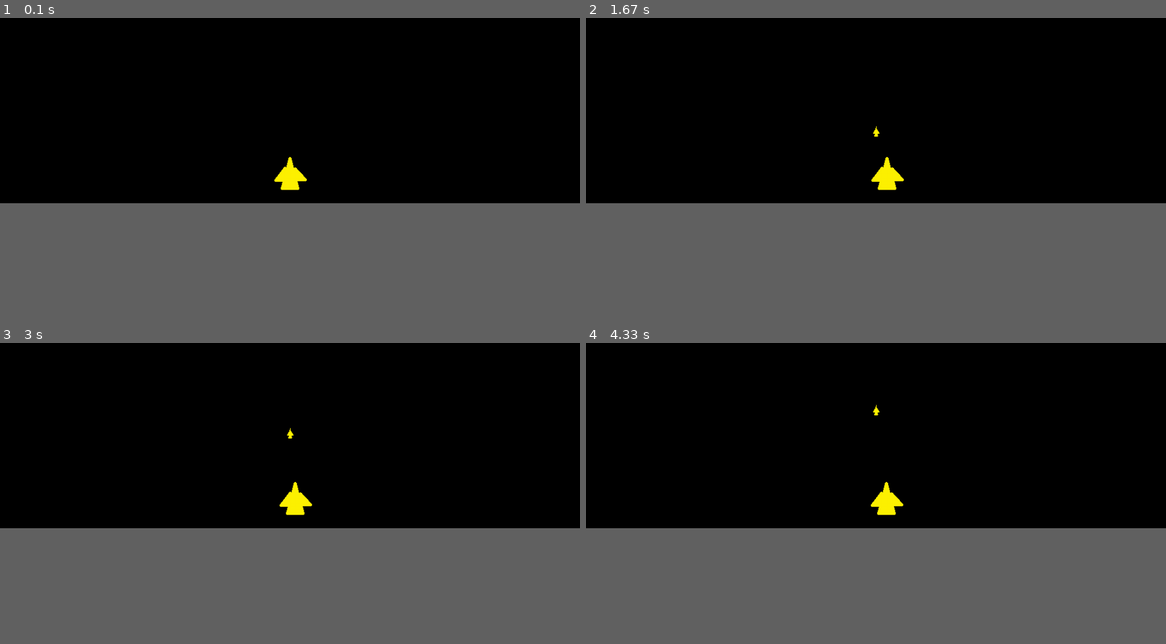
Above: before the commit, frames 1-4 (two rows, left to right).
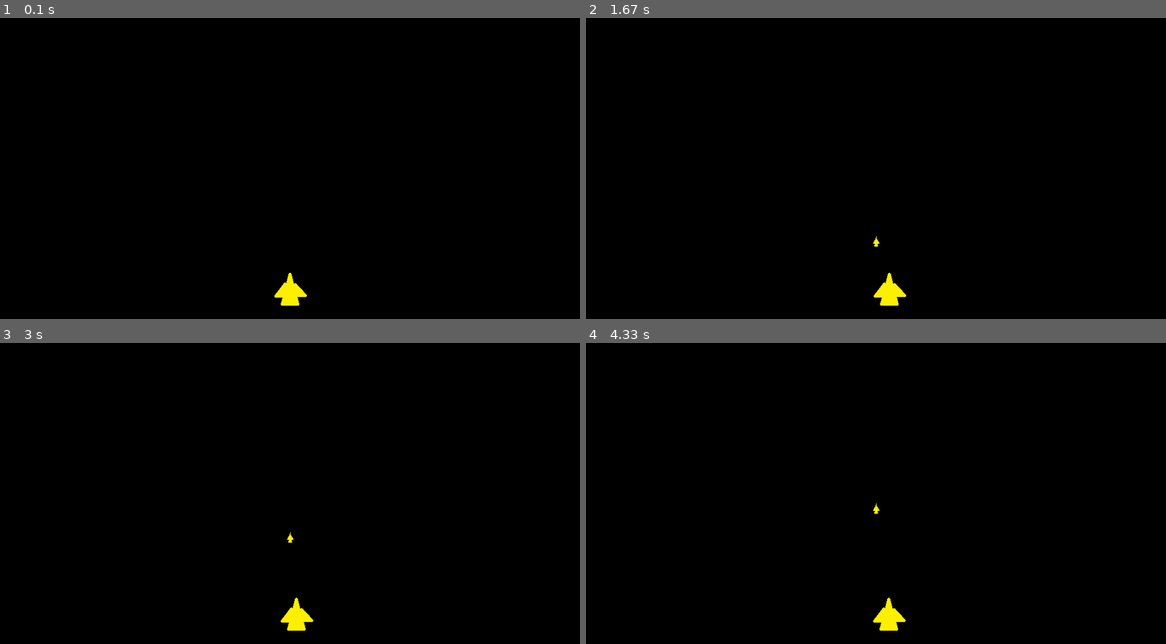
Above: after the commit, the same moments.

Repository: stonemuncher/pygame-game
Game: pygame game, started from main.py
Same seed, same stepped clock (60 frames per second), same inputs: the game is played once before the commit and once after it.
Inputs (mouse positions are in pixels of both pictures, inside the frame that each line leads up to):
- Up to frame 1 (0.1 s): no input
- Up to frame 2 (1.67 s): click (876, 30) at 0.38 s; hold Right 0.67-1.13 s; hold Up 1.17-1.47 s; hold Right from 1.5 s (still down)
- Up to frame 3 (3 s): release Right at 1.97 s; hold Left 2-2.53 s; hold Down 2.57-2.87 s; hold Left from 2.9 s (still down)
- Up to frame 4 (4.33 s): release Left at 3.3 s; hold Up 3.33-3.7 s; hold Right from 3.73 s (still down)
In our replay, the window is 900x720 before the commit and 900x900 after it. These sizes can differ from the game's own. Grey fills any space a smaller window leaves; there, only what the larger window draws over its background counts as a difference.

The runs differ from the first frame. In frame 1, 0.6% of the frame differs, in the area x 47-53%, y 46-96%; in frame 2, 0.7%; in frame 3, 0.7%, in the area x 48-54%, y 28-96%; in frame 4, 0.7%.

Commit message:
Add files via upload

Diff:
--- a/bullet.py
+++ b/bullet.py
@@ -13,7 +13,7 @@
         self.y = ship.y
 
         self.in_area = True
-        self.speed = 0.5
+        self.speed = area.width*area.height/1600000
         self.rect.update(self.x, self.y, self.width, self.height)
 
     def update(self):
--- a/main.py
+++ b/main.py
@@ -1,6 +1,6 @@
 from game import Game
 SCREEN_WIDTH = 1000
-SCREEN_HEIGHT = 800
+SCREEN_HEIGHT = 1000
 
 game = Game(SCREEN_WIDTH, SCREEN_HEIGHT)
 game.run()
--- a/ships.py
+++ b/ships.py
@@ -19,6 +19,7 @@
         self.y = y
         self.area = area
         self.rect.update(self.x, self.y, self.width, self.height)
+        self.speed = area.width*area.height/1600000
 
     def move(self, x_change, y_change):
         if self.area.left < self.x + x_change + self.width/2 < self.area.right:
@@ -43,13 +44,13 @@
 
     def update(self, pressed_keys):
         if pressed_keys[K_UP]:
-            self.move(0, -0.5)
+            self.move(0, -self.speed)
         if pressed_keys[K_DOWN]:
-            self.move(0, 0.5)
+            self.move(0, self.speed)
         if pressed_keys[K_LEFT]:
-            self.move(-0.5, 0)
+            self.move(-self.speed, 0)
         if pressed_keys[K_RIGHT]:
-            self.move(0.5, 0)
+            self.move(self.speed, 0)
 
     def get_bullet_no(self):
         return len(self.bullets)
